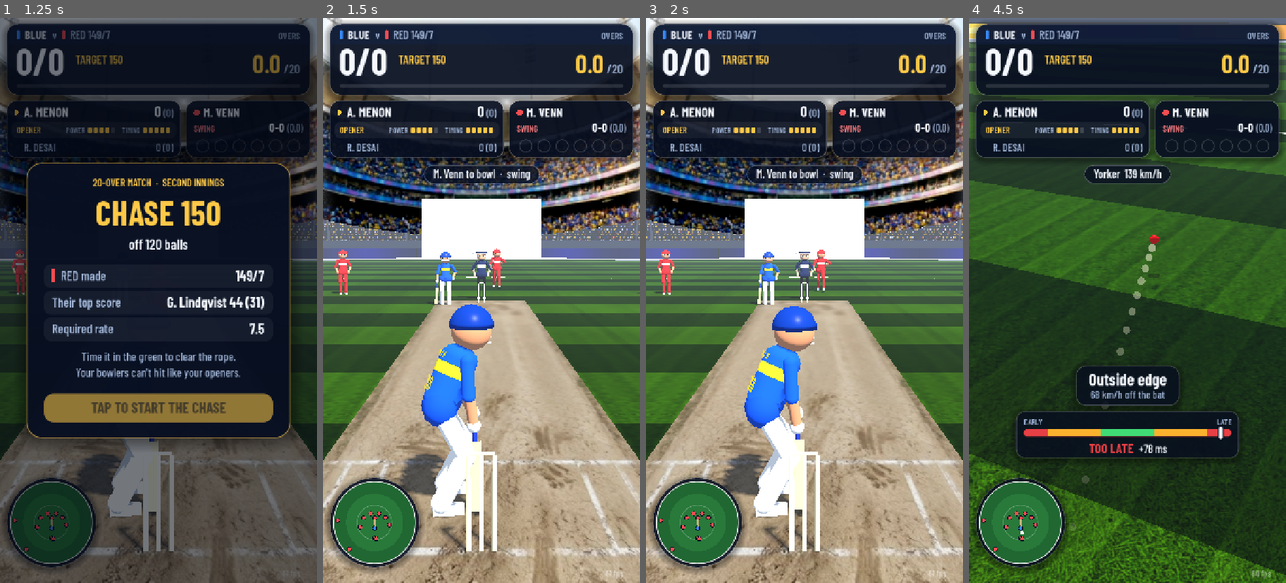
Above: before the commit, frames 1-4 (left to right).
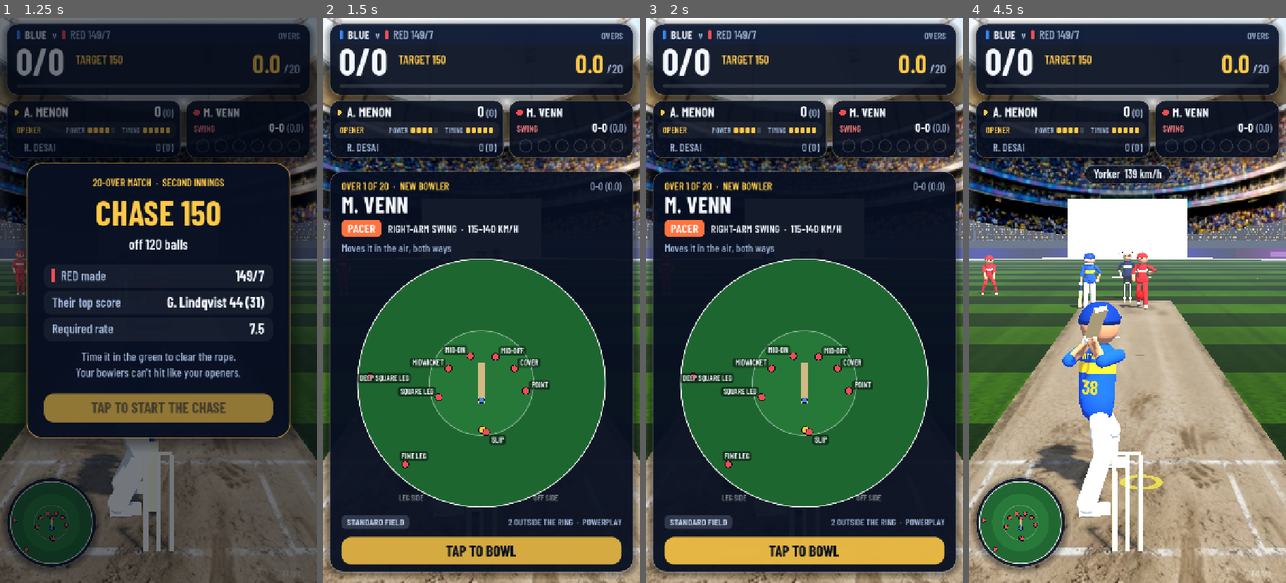
Above: after the commit, the same moments.

Repository: sharuque-dotcom/swipe-cricket
Game: Godot game, scene res://game/menu.tscn
Same seed, same stepped clock (60 frames per second), same inputs: the game is played once before the commit and once after it.
Inputs (mouse positions are in pixels of both pictures, inside the frame that each line leads up to):
- Up to frame 1 (1.25 s): click "NEW MATCH" at 0.5 s
- Up to frame 2 (1.5 s): tap Enter at 1.25 s; move the mouse to (551, 272) at 1.27 s; click (551, 272) at 1.42 s
- Up to frame 3 (2 s): no input
- Up to frame 4 (4.5 s): drag from (1064, 328) to (1111, 413) at 2.02 s; move the mouse to (1159, 176) at 2.77 s; click (1159, 176) at 2.92 s; drag from (1111, 413) to (1032, 215) at 3.52 s; move the mouse to (1222, 385) at 4.27 s; click (1222, 385) at 4.42 s

Frame 1 is identical in both runs. In frame 2, 68% of the frame differs, in the area x 0-100%, y 26-100%; in frame 3, 68%; in frame 4, 71%, in the area x 0-100%, y 0-100%.

Commit message:
Tap to bowl: a field card before every ball
- The bowler waits at the top of their mark until the player taps
- Card shows over and ball, bowler and figures, PACER or SPINNER badge,
  style and pace range, and what the ball does
- Full-size field map with every position named, fielders who just moved
  highlighted, and this batter's recent shots drawn as a wagon wheel
- Footer: captain's field (standard, attacking, spread, saving the single)
  and how many are outside the ring
- Replaces the old one-line over and field-change notices

Co-Authored-By: Claude Opus 5.5 <noreply@anthropic.com>
Claude-Session: https://claude.ai/code/session_01WnQ5C6G6NnRxoX98Dirqit

Diff:
--- a/game/match_game.gd
+++ b/game/match_game.gd
@@ -32,6 +32,7 @@
 var non_striker: NonStriker
 var _field_over := -1         # the over the field was last set for
 var _mood := "normal"         # the captain's mood the field was last set for
+var _ready_t := 0.0           # how long the field card has been up before this ball
 
 # A boundary or a wicket plays out as: the moment live, the umpire's signal, a full-screen
 # call, then a slow-motion replay from stump height.
@@ -172,18 +173,62 @@
 		if not before.has(sp.name):
 			moved.append(sp.name)
 	_start_delivery(d)
-	if new_over:
-		hud.set_delivery("%s to bowl  ·  %s" % [match_state.bowler_name(), _style_name(match_state.bowler_style())])
 	var mood := Captain.mood(match_state)
-	if mood != _mood:
-		if not new_over and not before.is_empty():
-			hud.set_delivery(Captain.mood_text(mood))
-		_mood = mood
-	elif not new_over and not moved.is_empty() and not before.is_empty():
-		hud.set_delivery("FIELD CHANGE  ·  %s" % ", ".join(moved.slice(0, 2)))
+	var mood_changed := mood != _mood and not before.is_empty()
+	_mood = mood
+	if before.is_empty() or new_over:
+		moved.clear()
 	_reset_fielders()
 	umpire.give(Umpire.Sig.NONE)
 	_refresh_hud()
+	# Hold the bowler at the top of their mark and show the field until the player taps.
+	state = State.READY
+	bowler.active = false
+	bowler.t = -bowler.run_time()
+	bowler.pose_at(bowler.t)
+	_ready_t = 0.0
+	hud.set_delivery("")
+	hud.show_field_card(field, _card_info(new_over, mood, mood_changed), moved)
+
+## Everything the pre-ball card says about the bowler and the field.
+func _card_info(new_over: bool, mood: String, mood_changed: bool) -> Dictionary:
+	var m := match_state
+	var st := _style_info(m.bowler_style())
+	var bi := m.bowler_index()
+	var ball_in_over := m.balls % MatchState.BALLS_PER_OVER + 1
+	var info := st.duplicate()
+	info["kicker"] = ("OVER %d OF %d  ·  NEW BOWLER" % [m.over_index() + 1, MatchState.OVERS]) if new_over \
+		else "OVER %d  ·  BALL %d" % [m.over_index() + 1, ball_in_over]
+	info["new_over"] = new_over
+	info["bowler"] = m.bowler_name()
+	info["figures"] = m.bowler_figures(bi)
+	info["mood"] = {"attack": "ATTACKING FIELD", "defend": "SPREAD FIELD", "save_one": "SAVING THE SINGLE"}.get(mood, "STANDARD FIELD")
+	info["mood_changed"] = mood_changed
+	info["mood_color"] = {"attack": Hud.RED, "defend": Hud.BLUE, "save_one": Hud.GOLD}.get(mood, Hud.DIM)
+	info["ring"] = "%d OUTSIDE THE RING%s" % [Fielding.outside_ring(field), "  ·  POWERPLAY" if m.over_index() < 6 else ""]
+	info["shots"] = m.striker_shots()
+	info["striker"] = m.striker_name()
+	return info
+
+func _style_info(style: String) -> Dictionary:
+	match style:
+		"swing":
+			return {"kind": "PACER", "style": "RIGHT-ARM SWING", "pace": "115–140 KM/H",
+				"trait": "Moves it in the air, both ways"}
+		"off":
+			return {"kind": "SPINNER", "style": "RIGHT-ARM OFF SPIN", "pace": "75–90 KM/H",
+				"trait": "Turns in from off; the arm ball goes straight on"}
+		"leg":
+			return {"kind": "SPINNER", "style": "RIGHT-ARM LEG SPIN", "pace": "75–85 KM/H",
+				"trait": "Turns away from you; watch for the googly"}
+	return {"kind": "PACER", "style": "RIGHT-ARM FAST", "pace": "115–140 KM/H",
+		"trait": "Hits the deck: bouncers, and yorkers at the death"}
+
+## The player has seen the field: the bowler sets off.
+func _bowl() -> void:
+	hud.hide_field_card()
+	state = State.RUNUP
+	bowler.start(delivery.speed < 27.0)
 
 func _reset_fielders() -> void:
 	for i in fielders.size():
@@ -493,6 +538,10 @@
 				match_state = null
 				_new_session()
 			return
+	if state == State.READY and phase != Phase.RESULT:
+		if _ready_t > 0.3:
+			_bowl()
+		return
 	# Tap to skip the replay, or the wait (and any replay) after a ball.
 	if _replaying:
 		_end_replay()
@@ -506,6 +555,10 @@
 
 func _process(delta: float) -> void:
 	super._process(delta)
+	if state == State.READY:
+		_ready_t += delta
+		if autoplay and _ready_t > 0.7:
+			_bowl()
 	if state == State.DEAD:
 		_dead_for += delta
 	if _held:
--- a/ui/hud.gd
+++ b/ui/hud.gd
@@ -65,6 +65,7 @@
 var _safe_top := 0.0
 var _wipe: Wipe
 var _replay: PanelContainer
+var _field_card: FieldCard
 
 func _ready() -> void:
 	_root = Control.new()
@@ -240,6 +241,16 @@
 	_replay.visible = false
 	_replay.add_child(_text("REPLAY", "bold", 28, TEXT))
 	_root.add_child(_replay)
+	_field_card = FieldCard.new()
+	_field_card.anchor_right = 1.0
+	_field_card.offset_left = MARGIN
+	_field_card.offset_right = -MARGIN
+	_field_card.anchor_bottom = 1.0
+	_field_card.offset_top = _safe_top + 346
+	_field_card.offset_bottom = -22
+	_field_card.mouse_filter = Control.MOUSE_FILTER_IGNORE
+	_field_card.visible = false
+	_root.add_child(_field_card)
 	_wipe = Wipe.new()
 	_wipe.set_anchors_preset(Control.PRESET_FULL_RECT)
 	_wipe.mouse_filter = Control.MOUSE_FILTER_IGNORE
@@ -396,6 +407,22 @@
 func wipe(text: String, sub: String, c: Color, hold: float = 0.55) -> void:
 	clear_result()
 	_wipe.play(text, sub, c, hold)
+
+## Before each ball: who is bowling, what they bowl, and where all eleven are.
+## `moved` names the fielders who have just been moved.
+func show_field_card(field: Array, info: Dictionary, moved: Array = []) -> void:
+	clear_result()
+	_field_card.spots = field
+	_field_card.info = info
+	_field_card.moved = moved
+	_field_card.shown_at = Time.get_ticks_msec()
+	_field_card.visible = true
+	_radar.visible = false
+	_field_card.queue_redraw()
+
+func hide_field_card() -> void:
+	_field_card.visible = false
+	_radar.visible = true
 
 func wipe_cancel() -> void:
 	_wipe.visible = false
@@ -529,6 +556,120 @@
 	_trail.remove_meta("live")
 
 
+## The pre-ball card: bowler, bowling type, and a big labelled map of the field.
+class FieldCard:
+	extends Control
+	var spots: Array = []
+	var info := {}
+	var moved: Array = []
+	var shown_at := 0
+
+	func _process(_d: float) -> void:
+		if visible:
+			queue_redraw()
+
+	func _t(weight: String, s: String, x: float, y: float, sz: int, c: Color, align: int = HORIZONTAL_ALIGNMENT_LEFT, w: float = -1.0) -> float:
+		draw_string(Hud.font(weight), Vector2(x, y), s, align, w, sz, c)
+		return Hud.font(weight).get_string_size(s, HORIZONTAL_ALIGNMENT_LEFT, -1, sz).x
+
+	func _draw() -> void:
+		if info.is_empty():
+			return
+		var age := (Time.get_ticks_msec() - shown_at) / 1000.0
+		var w := size.x
+		var h := size.y
+		var x := 28.0
+		var inner := w - 56.0
+		# On tall screens the card stops under its button rather than running to the bottom.
+		var top := 200.0
+		var d := minf(inner - 20.0, h - top - 150.0)
+		draw_style_box(Hud.card_box(30, 0.93, Color(1, 1, 1, 0.12)), Rect2(0, 0, w, top + d + 148.0))
+		var new_over: bool = info.get("new_over", false)
+		# Header: over and ball, bowler, pacer or spinner, what they do.
+		_t("semi", str(info.kicker), x, 44, 24, Hud.GOLD if new_over else Hud.DIM)
+		_t("med", str(info.figures), x, 44, 24, Hud.DIM, HORIZONTAL_ALIGNMENT_RIGHT, inner)
+		_t("bold", str(info.bowler).to_upper(), x, 96, 52, Hud.TEXT)
+		var spinner := str(info.kind) == "SPINNER"
+		var badge_c := Color(0.62, 0.42, 1.0) if spinner else Color(1.0, 0.45, 0.25)
+		var bw := Hud.font("bold").get_string_size(str(info.kind), HORIZONTAL_ALIGNMENT_LEFT, -1, 28).x + 28
+		draw_style_box(Hud.pill_box(badge_c, 10), Rect2(x, 112, bw, 38))
+		_t("bold", str(info.kind), x, 141, 28, Color.WHITE, HORIZONTAL_ALIGNMENT_CENTER, bw)
+		_t("semi", "%s  ·  %s" % [info.style, info.pace], x + bw + 14, 141, 25, Hud.TEXT)
+		_t("med", str(info.trait), x, 184, 25, Hud.DIM)
+
+		# The field.
+		var c := Vector2(w * 0.5, top + d * 0.5)
+		var r := d * 0.5
+		var k := r / Pitch.BOUNDARY_RADIUS
+		draw_circle(c, r, Color(0.12, 0.40, 0.19))
+		draw_circle(c, Pitch.RING_RADIUS * k, Color(0.15, 0.47, 0.22))
+		draw_arc(c, r, 0.0, TAU, 96, Color(1, 1, 1, 0.9), 2.5, true)
+		draw_arc(c, Pitch.RING_RADIUS * k, 0.0, TAU, 72, Color(1, 1, 1, 0.45), 2.0, true)
+		var p0 := _map(Vector3(-1.5, 0, Pitch.BOWLER_STUMPS_Z), c, k)
+		var p1 := _map(Vector3(1.5, 0, 0), c, k)
+		draw_rect(Rect2(p0, p1 - p0).grow(1.5), Color(0.82, 0.72, 0.52))
+		_t("semi", "OFF SIDE", c.x + r * 0.42, c.y + r * 0.95, 18, Color(1, 1, 1, 0.45))
+		_t("semi", "LEG SIDE", c.x - r * 0.42 - 70.0, c.y + r * 0.95, 18, Color(1, 1, 1, 0.45))
+		# Where this batter has been hitting it: the reason the field is where it is.
+		var bat := _map(Vector3(0, 0, -1.0), c, k)
+		for sh: Array in info.get("shots", []):
+			var a := deg_to_rad(float(sh[0]))
+			var dist := minf(float(sh[1]), 64.0)
+			var end := _map(Vector3(sin(a), 0, -1.0 - cos(a)) * 1.0 + Vector3(sin(a), 0, -cos(a)) * (dist - 1.0), c, k)
+			var runs := int(sh[2])
+			var col := Hud.GOLD if runs == 6 else (Hud.BLUE if runs == 4 else Color(1, 1, 1, 0.35))
+			draw_line(bat, end, Color(col.r, col.g, col.b, 0.7), 2.0, true)
+		for s in spots:
+			if s.name == "bowler":
+				continue
+			var q := _map(s.pos, c, k)
+			var keeper: bool = s.kind == Fielding.Kind.KEEPER
+			var is_new: bool = moved.has(s.name)
+			if is_new:
+				var pulse := 0.5 + 0.5 * sin(age * 6.0)
+				draw_circle(q, 14.0 + 4.0 * pulse, Color(Hud.GOLD.r, Hud.GOLD.g, Hud.GOLD.b, 0.35))
+			draw_circle(q, 9.0, Hud.NAVY)
+			draw_circle(q, 7.0, Hud.GOLD if keeper else Hud.RED)
+			if keeper:
+				continue
+			var label := str(s.name).to_upper()
+			var lw := Hud.font("semi").get_string_size(label, HORIZONTAL_ALIGNMENT_LEFT, -1, 18).x
+			var lx: float
+			var ly: float
+			if s.kind == Fielding.Kind.DEEP:
+				# On the rope: label on the inside.
+				var at := q + (c - q).normalized() * 28.0
+				lx = at.x - lw * 0.5
+				ly = at.y + 7.0
+			else:
+				# In the ring: label off to the side away from the pitch, and away from the bat
+				# vertically, so pairs either side of the pitch don't collide.
+				var side := signf(q.x - bat.x) if absf(q.x - bat.x) > 3.0 else 1.0
+				lx = q.x + 12.0 if side > 0.0 else q.x - 12.0 - lw
+				ly = q.y + (-8.0 if q.y < bat.y else 22.0)
+			lx = clampf(lx, c.x - r + 4.0, c.x + r - lw - 4.0)
+			draw_style_box(Hud.pill_box(Color(0, 0, 0, 0.5), 6), Rect2(lx - 5, ly - 16, lw + 10, 22))
+			_t("semi", label, lx, ly + 1, 18, Hud.GOLD if is_new else Hud.TEXT)
+		draw_circle(bat, 7.0, Hud.NAVY)
+		draw_circle(bat, 5.5, Hud.BLUE)
+
+		# Footer: the captain's mood, the restriction, and the prompt.
+		var fy := top + d + 18.0
+		var mood := str(info.mood)
+		var mc: Color = info.get("mood_color", Hud.DIM)
+		var mw := Hud.font("bold").get_string_size(mood, HORIZONTAL_ALIGNMENT_LEFT, -1, 22).x + 24
+		draw_style_box(Hud.pill_box(Color(mc.r, mc.g, mc.b, 0.22 if not info.get("mood_changed", false) else 0.22 + 0.2 * (0.5 + 0.5 * sin(age * 6.0))), 10), Rect2(x, fy, mw, 32))
+		_t("bold", mood, x, fy + 24, 22, mc.lightened(0.3), HORIZONTAL_ALIGNMENT_CENTER, mw)
+		_t("semi", str(info.ring), x, fy + 24, 21, Hud.DIM, HORIZONTAL_ALIGNMENT_RIGHT, inner)
+		var py := fy + 50.0
+		var a := 0.75 + 0.25 * sin(age * 4.5)
+		draw_style_box(Hud.pill_box(Color(Hud.GOLD.r, Hud.GOLD.g, Hud.GOLD.b, a), 22), Rect2(x, py, inner, 62))
+		_t("bold", "TAP TO BOWL", x, py + 44, 34, Hud.NAVY, HORIZONTAL_ALIGNMENT_CENTER, inner)
+
+	func _map(p: Vector3, c: Vector2, k: float) -> Vector2:
+		return c + Vector2(p.x - Pitch.FIELD_CENTRE.x, p.z - Pitch.FIELD_CENTRE.z) * k
+
+
 class Wipe:
 	extends Control
 	const IN := 0.20
